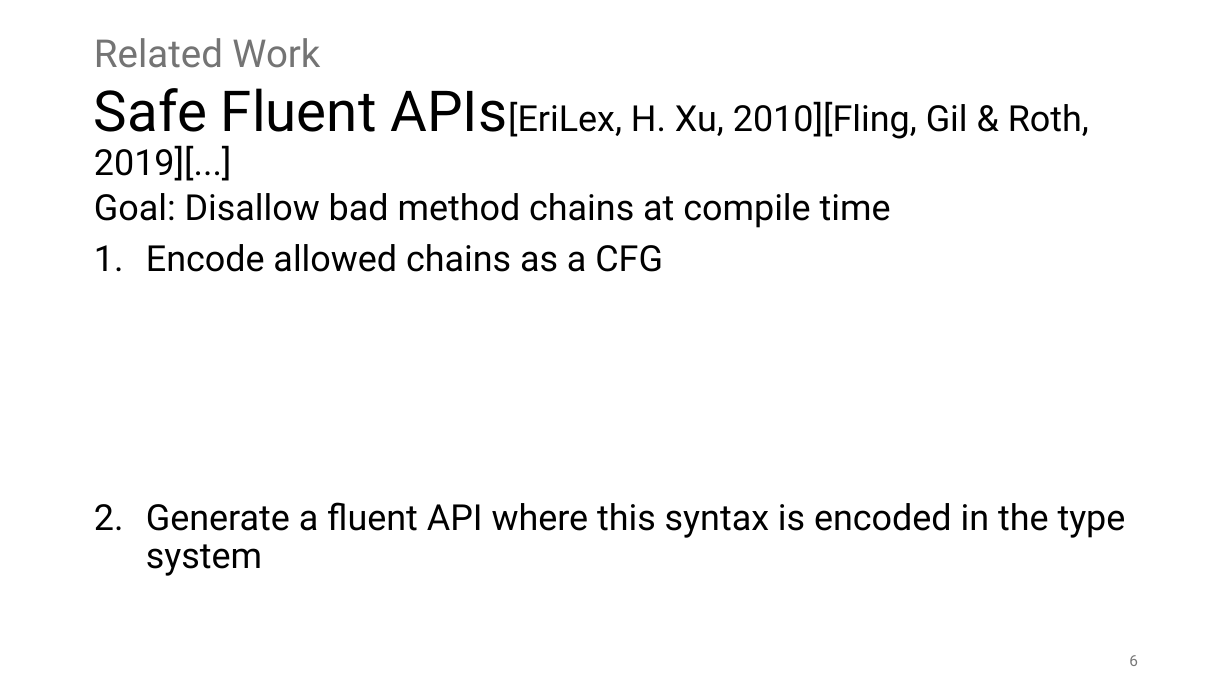
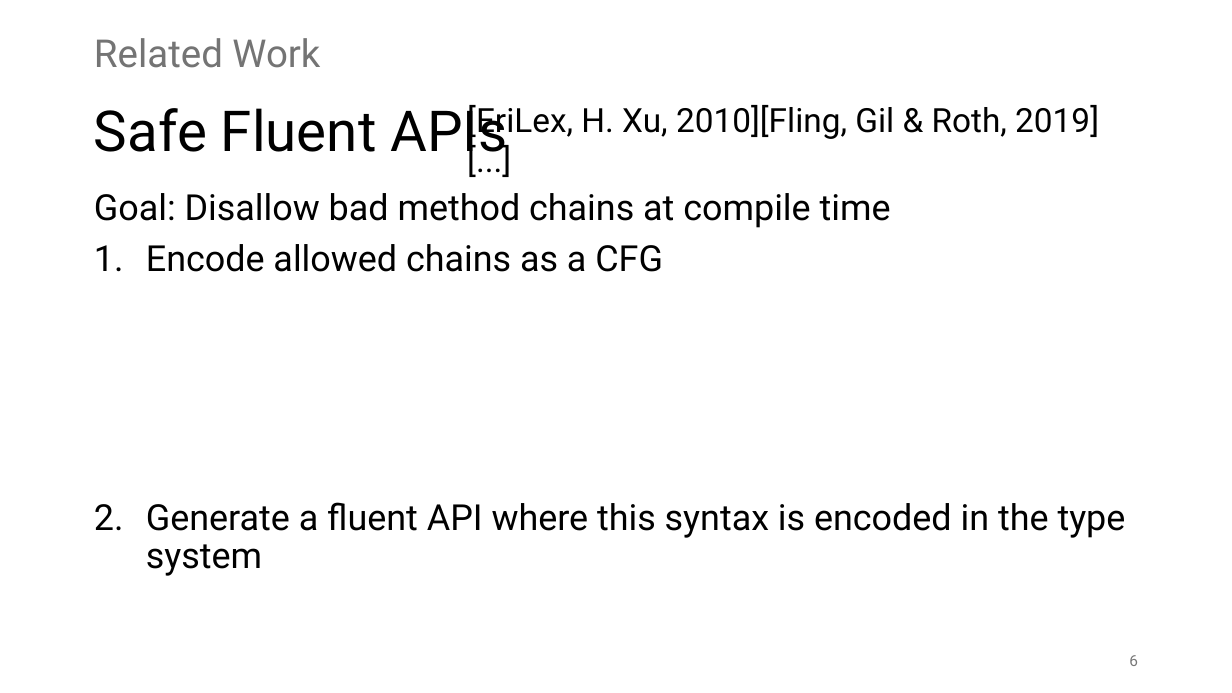
Before and after one commit to prg-titech/safe-fluent-dsls, a slide deck: slide 6 of concept/SeminarPresentation26Q2.pptx. Drawn at 1232x693 pixels with LibreOffice and Linux fonts; fonts in the diff are those of the drawing; grey boxes stand for pictures. Boxes give left, top, right and bottom in pixels: in the first picture for what was removed or moved away, otherwise in the second. Text is boxed around its words. In the diff, an @@ line names an element or a change of style, - is before the commit and + after.

```diff
--- a/concept/SeminarPresentation26Q2.pptx
+++ b/concept/SeminarPresentation26Q2.pptx
@@ title at bbox=[94, 105, 508, 164]: text changed; size 28 to 44 pt @@
-Safe Fluent APIs[EriLex, H. Xu, 2010][Fling, Gil & Roth, 2019][...]
+Safe Fluent APIs
@@ text added at bbox=[467, 105, 1099, 141], 26 pt, text #000000 @@
+[EriLex, H. Xu, 2010][Fling, Gil & Roth, 2019][...]
```
Also in this commit, not shown: 6 other slides changed, 14 slides added, 2 slides removed, 1 other file.
